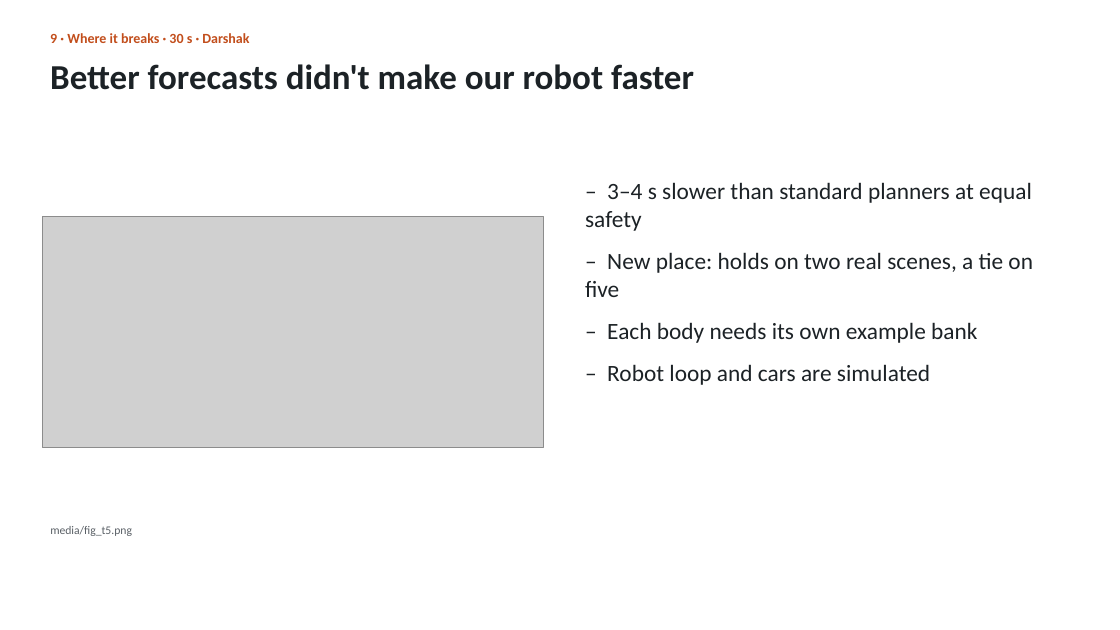
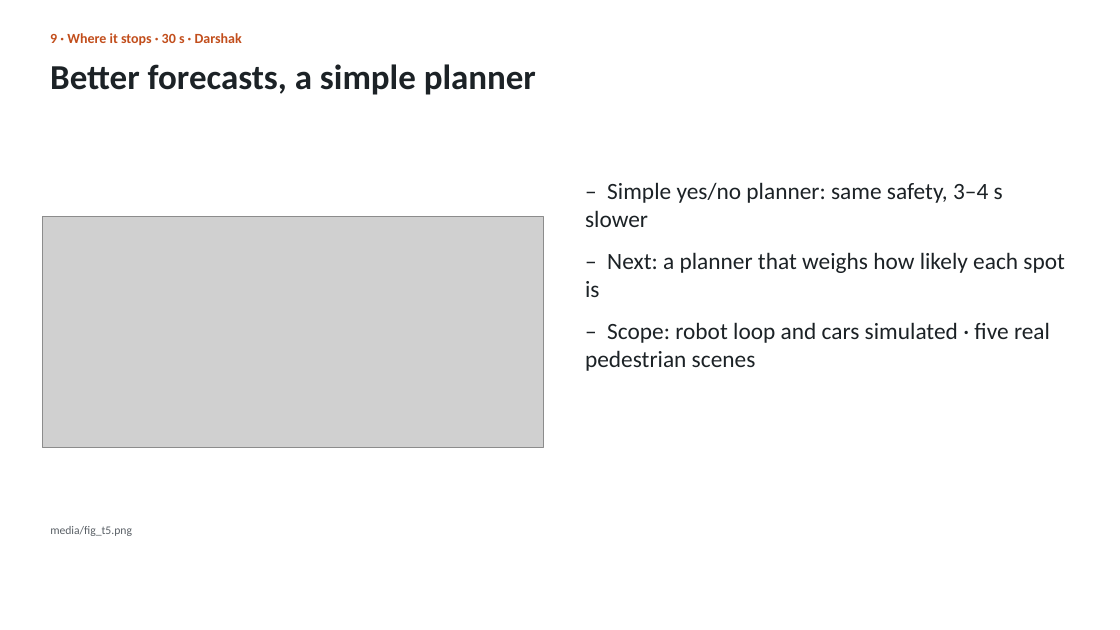
Before and after one commit to shiinalight/Foresight, a slide deck: slide 10 of deck/Foresight_finalist.pptx. Drawn at 1120x630 pixels with LibreOffice and Linux fonts; fonts in the diff are those of the drawing; grey boxes stand for pictures. Boxes give left, top, right and bottom in pixels: in the first picture for what was removed or moved away, otherwise in the second. Text is boxed around its words. In the diff, an @@ line names an element or a change of style, - is before the commit and + after.

```diff
--- a/deck/Foresight_finalist.pptx
+++ b/deck/Foresight_finalist.pptx
@@ text at <box>50,33,242,46</box>: text changed @@
-9 · Where it breaks · 30 s · Darshak
+9 · Where it stops · 30 s · Darshak
@@ text at <box>50,64,536,95</box>: text changed @@
-Better forecasts didn't make our robot faster
+Better forecasts, a simple planner
@@ text at <box>585,182,1065,371</box>: text changed @@
-– 3–4 s slower than standard planners at equal safety
-– New place: holds on two real scenes, a tie on five
-– Each body needs its own example bank
-– Robot loop and cars are simulated
+– Simple yes/no planner: same safety, 3–4 s slower
+– Next: a planner that weighs how likely each spot is
+– Scope: robot loop and cars simulated · five real pedestrian scenes
```
Also in this commit, not shown: 10 other files.
